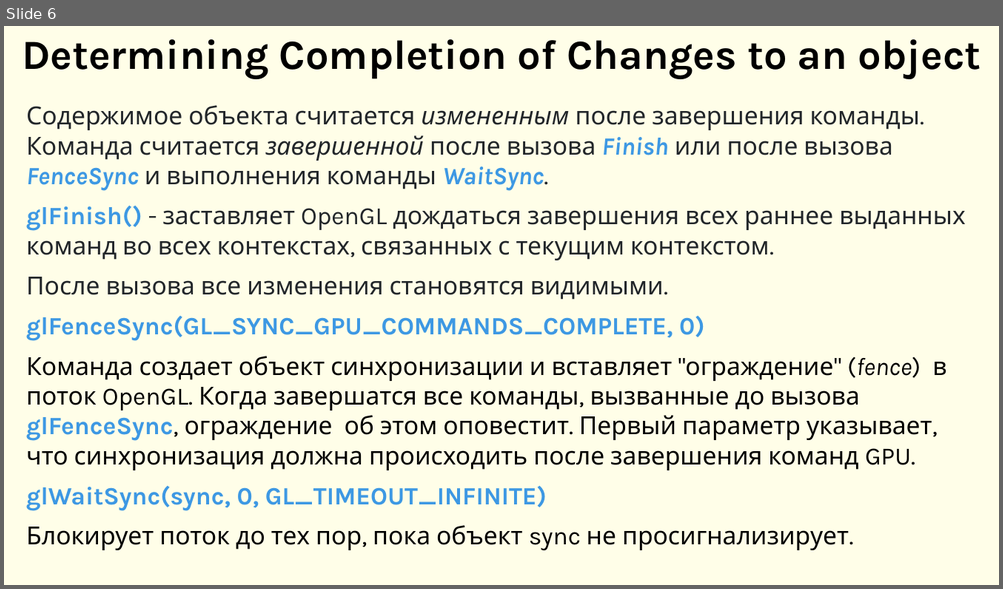
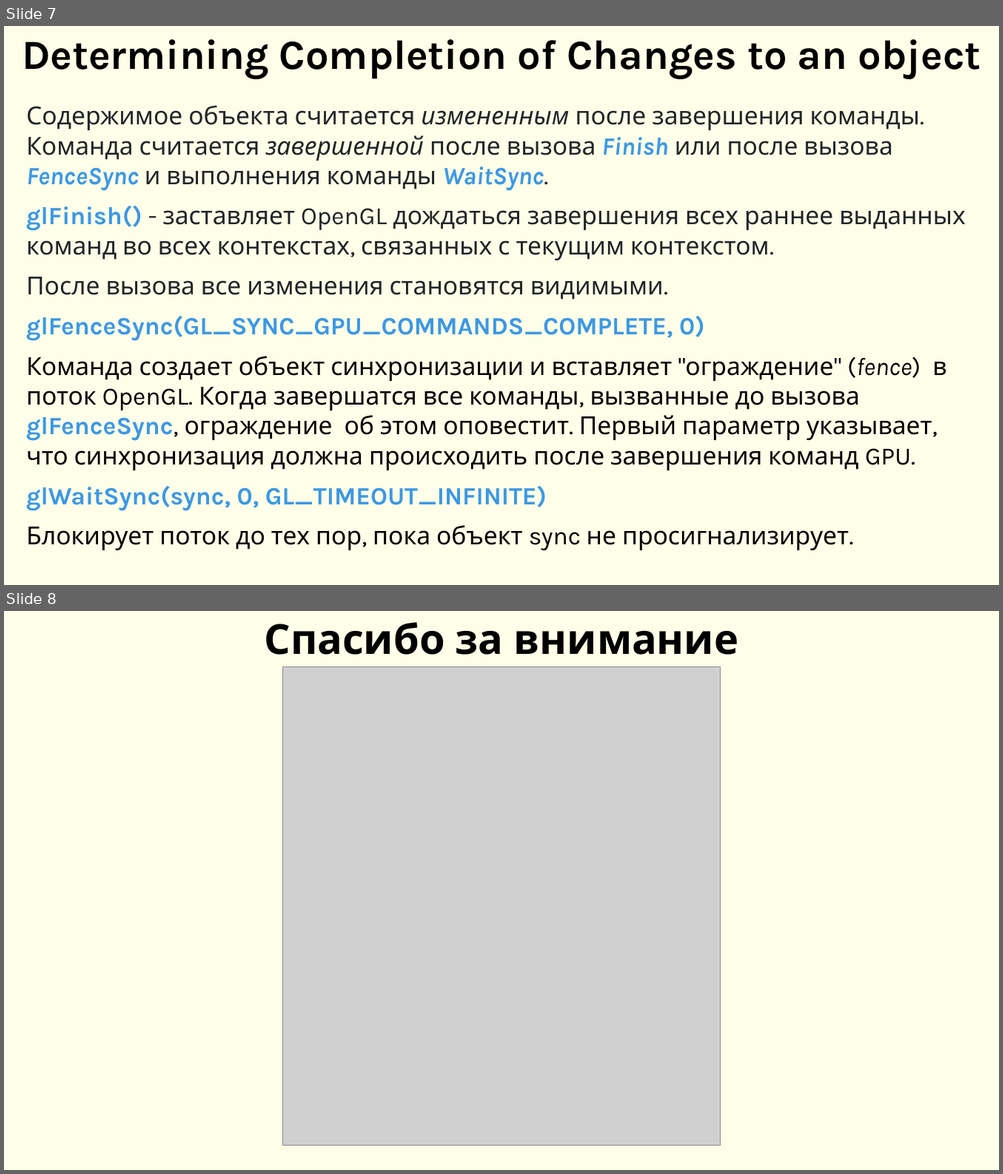
Before and after one commit to DimaVotincev/Graphic, a slide deck: OpenGl.pptx. Shown one above the other, each under a label of ours: slide 6 before the commit, slides 7 and 8 after it. The pictures are 1003x589 and 1003x1174 pixels, drawn with LibreOffice and Linux fonts; fonts in the diff are those of the drawing; grey boxes stand for pictures. Boxes give left, top, right and bottom in pixels: in the first picture for what was removed or moved away, otherwise in the second. Text is boxed around its words. In the diff, an @@ line names an element or a change of style, - is before the commit and + after.

```diff
--- a/OpenGl.pptx
+++ b/OpenGl.pptx
@@ slide 8 added at (x1=4, y1=611, x2=999, y2=1170), background #FFFEE8 @@
@@ title added at (x1=264, y1=622, x2=739, y2=655), 40 pt, text #000000, bold @@
+Спасибо за внимание
@@ picture added at (x1=282, y1=667, x2=720, y2=1146) @@
@@ what was slide 6 is now slide 7 @@
```
Also in this commit, not shown: 3 slides changed, 1 other slide added.
